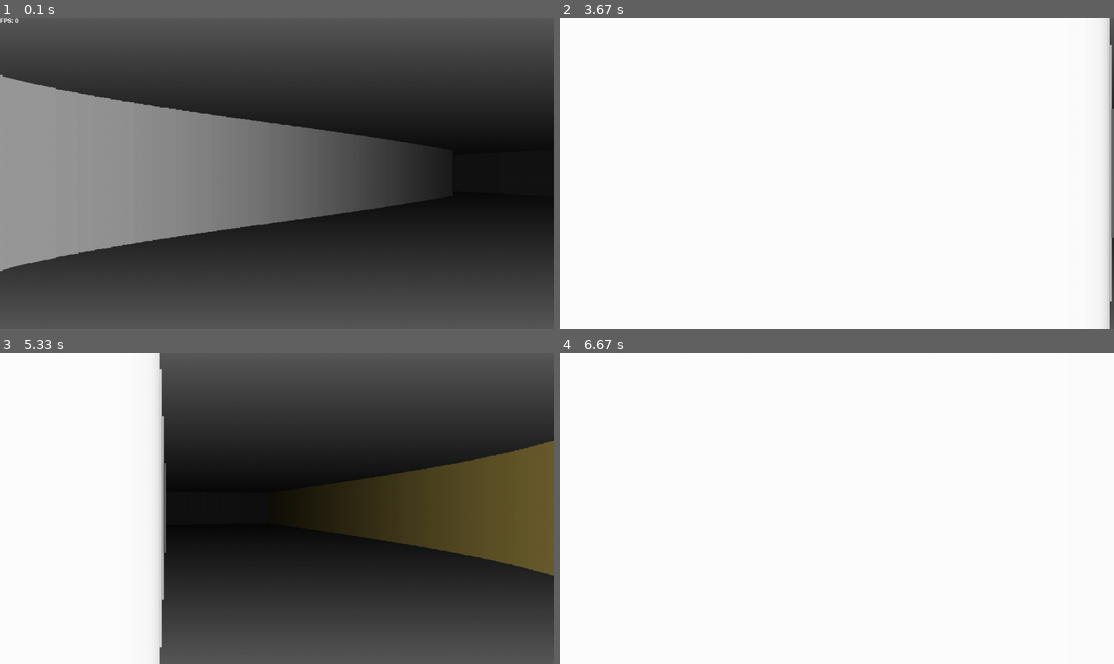
Above: before the commit, frames 1-4 (two rows, left to right).
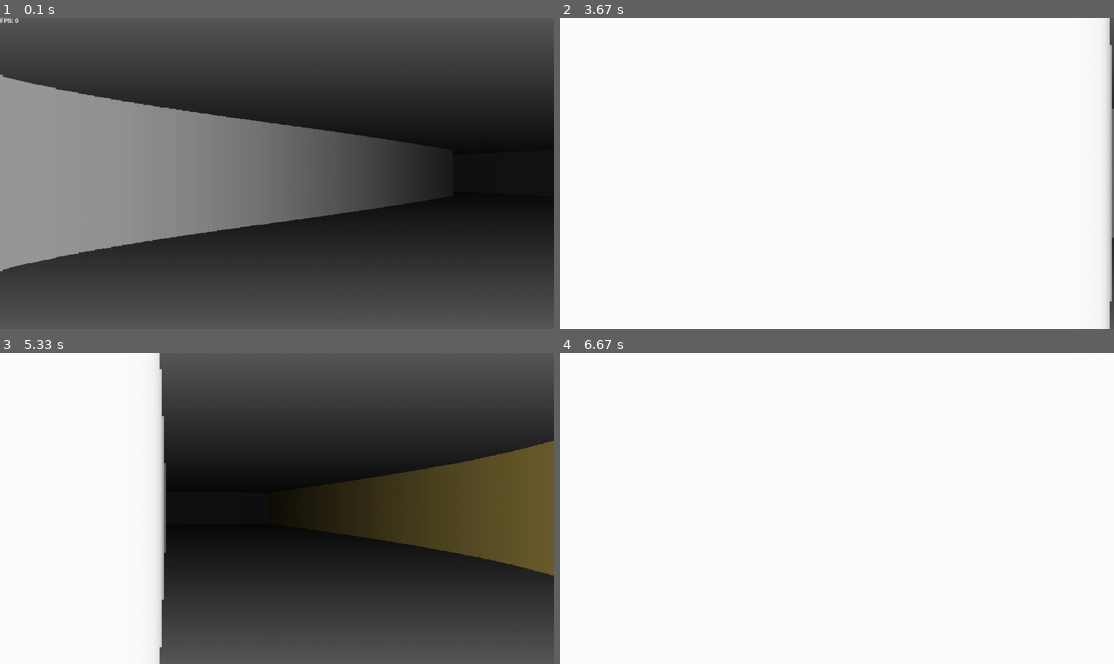
Above: after the commit, the same moments.

Repository: natyavidhan/pygame-raycaster-thingy
Game: pygame game, started from main.py
The game is run twice, just before and just after one commit, with the same random seed, the same clock (stepped at 60 frames per second) and the same inputs.
Inputs:
- Up to frame 1 (0.1 s): no input
- Up to frame 2 (3.67 s): hold D 0.33-0.8 s; hold W 0.83-1.3 s; hold D 1.33-1.8 s; hold A 1.83-2.37 s; hold S 2.4-2.87 s; hold A 2.9-3.3 s; hold W from 3.33 s (still down)
- Up to frame 3 (5.33 s): release W at 3.7 s; hold D 3.73-4.37 s; hold S 4.4-4.77 s; hold A 4.8-5.27 s; hold D from 5.3 s (still down)
- Up to frame 4 (6.67 s): release D at 5.77 s; hold W 5.8-6.1 s; hold D 6.13-6.6 s; hold A from 6.63 s (still down)

The runs differ from the first frame. In frame 2, 0.2% of the frame differs, in the area x 99-100%, y 8-92%; in frame 3, 0.1%; in frame 4, less than 0.1%.

Commit message:
rendering rays after sorting

Diff:
--- a/raycaster/raycaster.py
+++ b/raycaster/raycaster.py
@@ -1,6 +1,5 @@
 import pygame, math
 from PIL import Image
-from numpy import interp
 
 pygame.init()
 pygame.font.init()
@@ -77,12 +76,17 @@
 
             depth *= math.cos(self.player.angle - start_angle)
             wall_height = 21000 / (depth)
+            rays.append([wall_height, color_dep, ray])
+        #sort rays from shortest to longest
+        rays.sort(key=lambda x: x[0])
 
+        for ray in range(self.casted_rays):
+            wall_height, color_dep, num = rays[ray]
             pygame.draw.rect(
                 self.screen,
                 tuple(color_dep),
                 (
-                    ray * SCALE,
+                    num * SCALE,
                     (self.height / 2) - wall_height / 2,
                     SCALE + 1,
                     wall_height,
Not shown, changed: README.md
Not shown, changed: .gitignore
